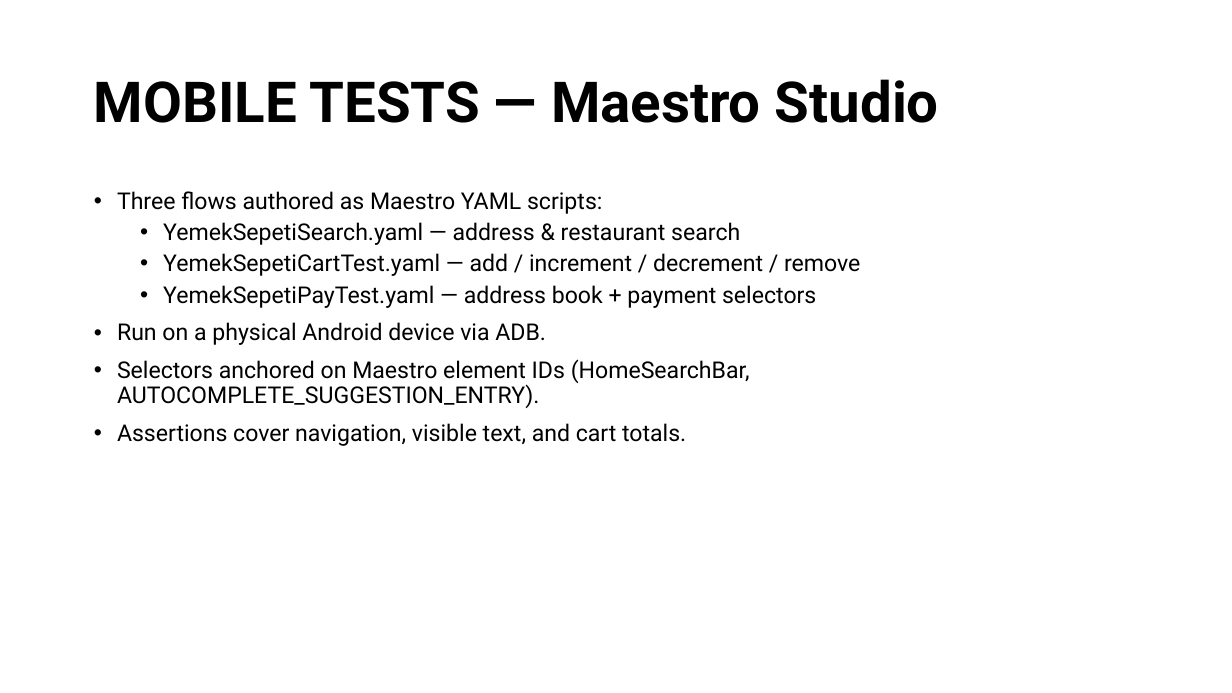
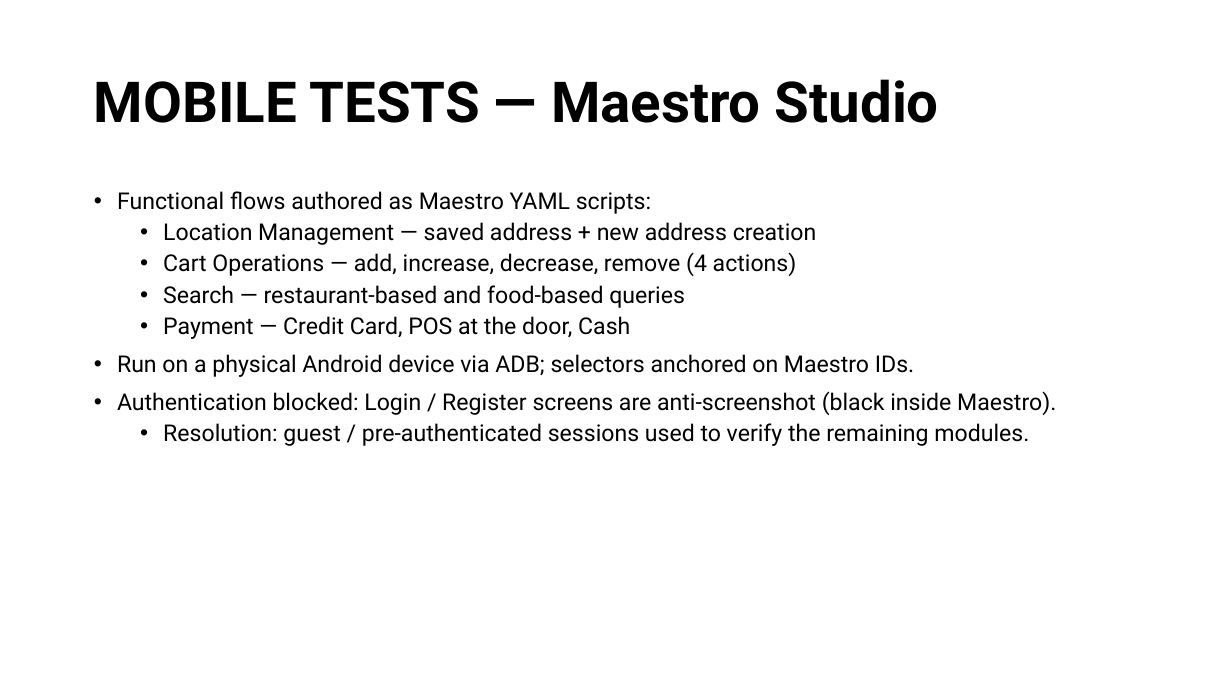
Before and after one commit to SE2226-YU-Spring/TestingProject, a slide deck: slide 12 of docs/Presentation.pptx. Drawn at 1232x693 pixels with LibreOffice and Linux fonts; fonts in the diff are those of the drawing. Boxes give left, top, right and bottom in pixels: in the first picture for what was removed or moved away, otherwise in the second. Text is boxed around its words. In the diff, an @@ line names an element or a change of style, - is before the commit and + after.

```diff
--- a/docs/Presentation.pptx
+++ b/docs/Presentation.pptx
@@ text at box(117, 191, 1056, 446): text changed @@
-• Three flows authored as Maestro YAML scripts:
-  • YemekSepetiSearch.yaml — address & restaurant search
-  • YemekSepetiCartTest.yaml — add / increment / decrement / remove
-  • YemekSepetiPayTest.yaml — address book + payment selectors
-• Run on a physical Android device via ADB.
-• Selectors anchored on Maestro element IDs (HomeSearchBar, AUTOCOMPLETE_SUGGESTION_ENTRY).
-• Assertions cover navigation, visible text, and cart totals.
+• Functional flows authored as Maestro YAML scripts:
+  • Location Management — saved address + new address creation
+  • Cart Operations — add, increase, decrease, remove (4 actions)
+  • Search — restaurant-based and food-based queries
+  • Payment — Credit Card, POS at the door, Cash
+• Run on a physical Android device via ADB; selectors anchored on Maestro IDs.
+• Authentication blocked: Login / Register screens are anti-screenshot (black inside Maestro).
+  • Resolution: guest / pre-authenticated sessions used to verify the remaining modules.
```
Also in this commit, not shown: 9 other slides changed, 1 slide added, 1 slide removed, 21 other files.
